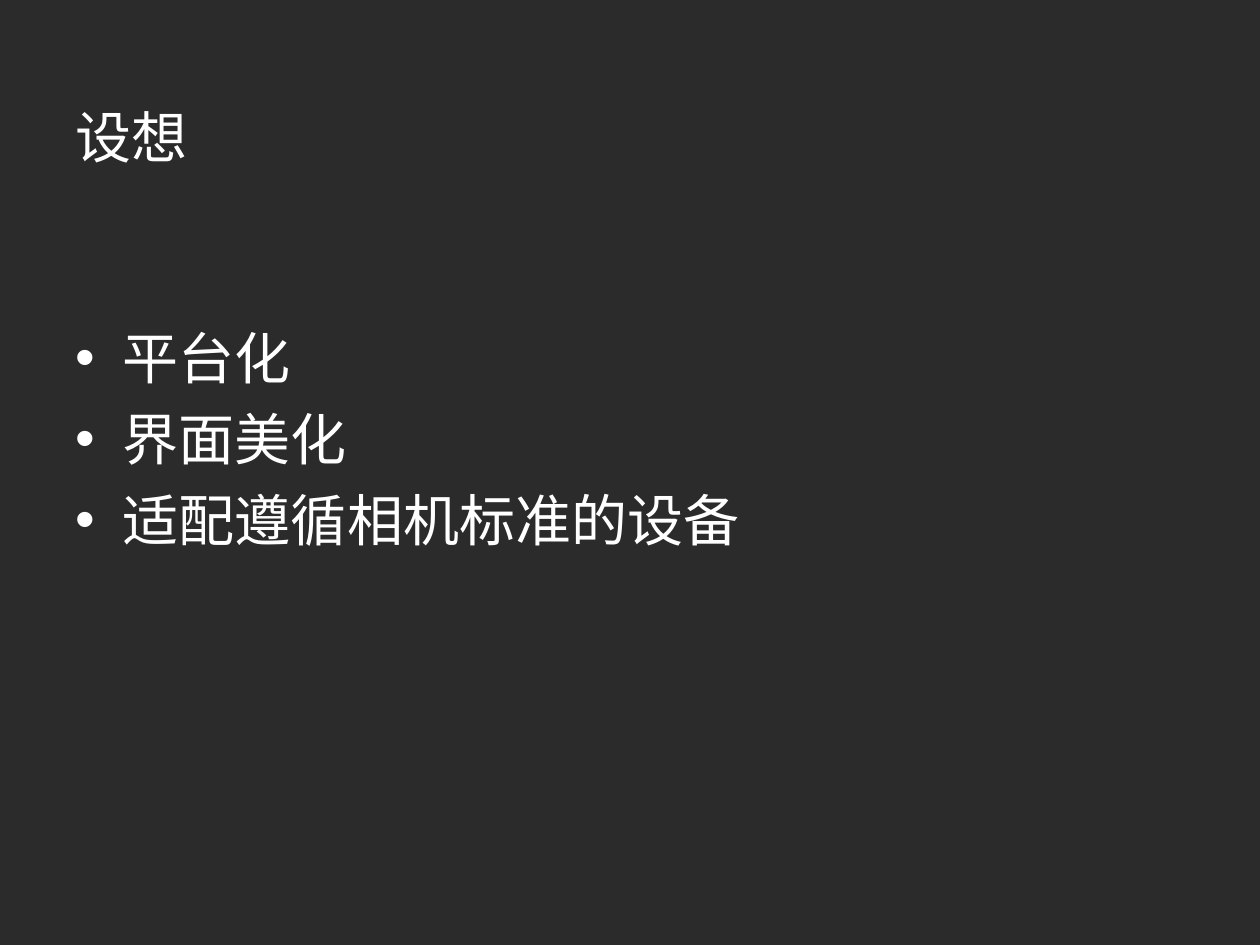
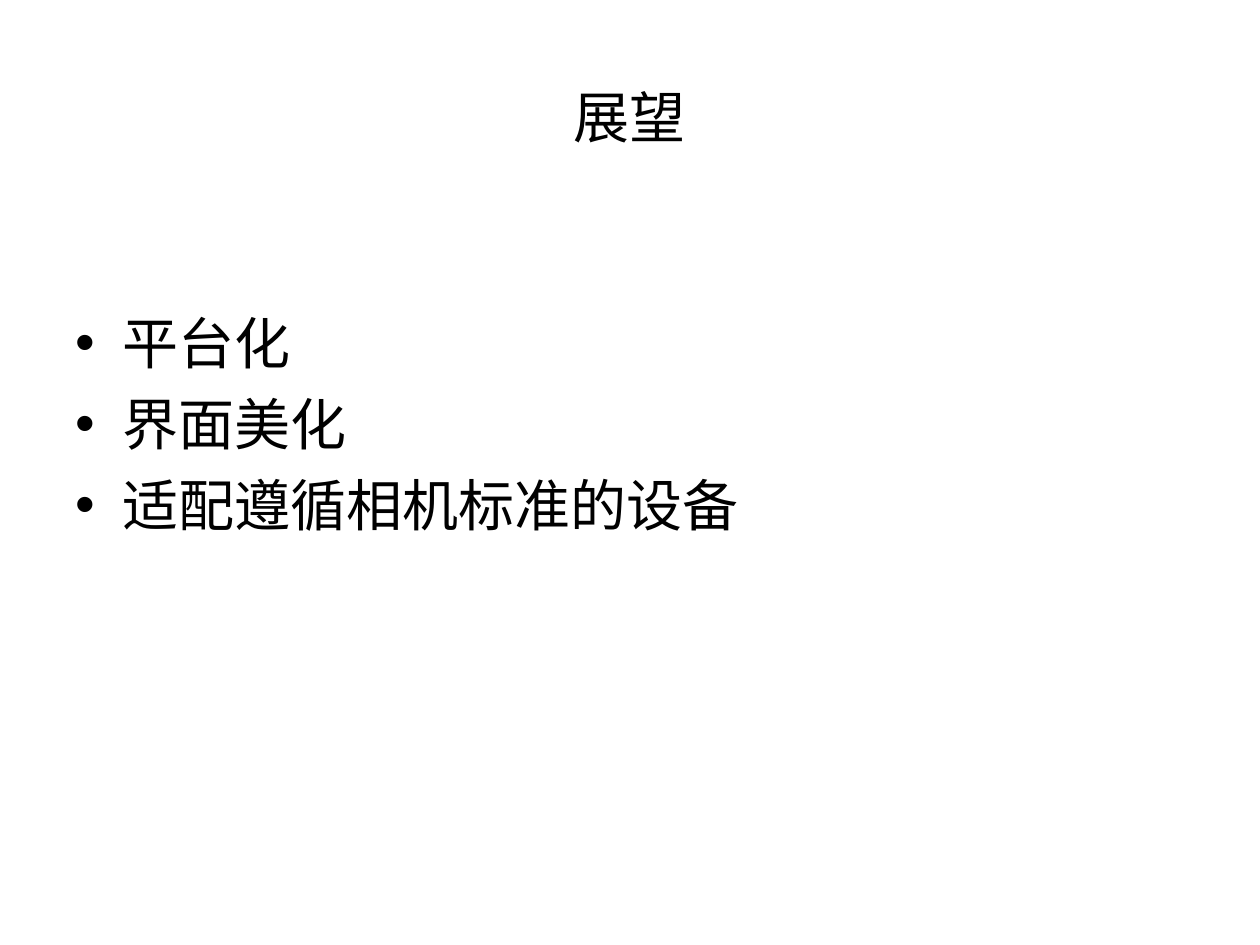
Before and after one commit to aihes/PylonCamera, a slide deck: slide 22 of paper/激光散斑系统CCD相机数据采集控制软件设计.ppt (slide 16 before the commit). Drawn at 1260x945 pixels with LibreOffice and Linux fonts; fonts in the diff are those of the drawing; background and template pictures are left out; a plain dark background stands for a picture behind light text. Boxes give left, top, right and bottom in pixels: in the first picture for what was removed or moved away, otherwise in the second. Text is boxed around its words. In the diff, an @@ line names an element or a change of style, - is before the commit and + after.

```diff
--- a/paper/激光散斑系统CCD相机数据采集控制软件设计.ppt
+++ b/paper/激光散斑系统CCD相机数据采集控制软件设计.ppt
@@ background picture (left out) to #FFFFFF @@
@@ title removed at [76, 111, 188, 163] @@
-设想
@@ title added at [574, 91, 686, 143], 32 pt, text #000000 @@
+展望
@@ text "平台化": place and size @@
-text "平台化" at [123, 332, 739, 546]
+text "平台化" at [123, 317, 739, 531]
@@ text "平台化" at [123, 317, 739, 531]: text colour #FFFFFF to #000000; bullet colour #FFFFFF to #000000 @@
```
Also in this commit, not shown: 12 other slides changed, 10 slides added, 4 slides removed, 7 other files.
